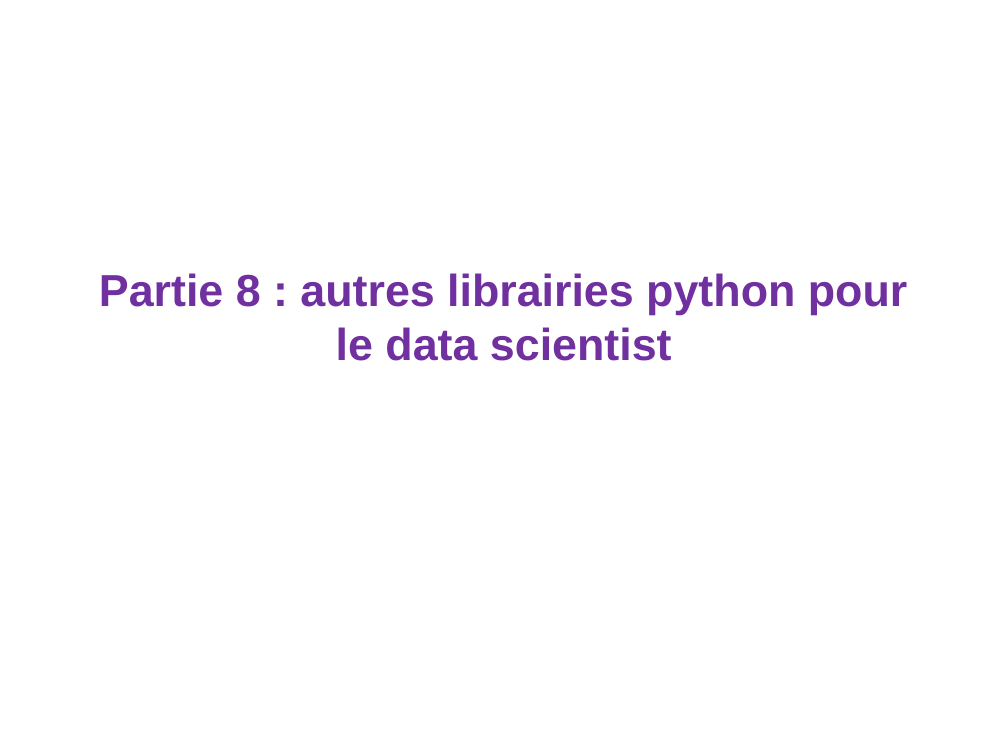
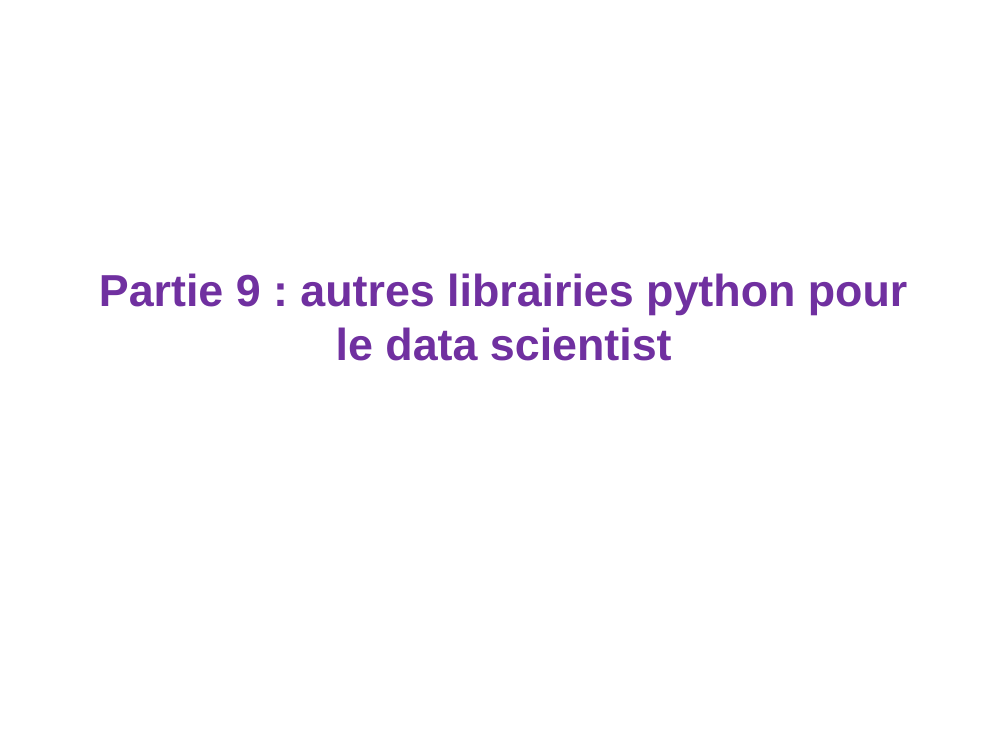
Before and after one commit to loicmidy/formation-python, a slide deck: slide 52 of formation python.pptx (slide 50 before the commit). Drawn at 1008x756 pixels with LibreOffice and Linux fonts; fonts in the diff are those of the drawing. Boxes give left, top, right and bottom in pixels: in the first picture for what was removed or moved away, otherwise in the second. Text is boxed around its words. In the diff, an @@ line names an element or a change of style, - is before the commit and + after.

```diff
--- a/formation python.pptx
+++ b/formation python.pptx
@@ title at [99,273,907,361]: text changed @@
-Partie 8 : autres librairies python pour le data scientist
+Partie 9 : autres librairies python pour le data scientist
```
Also in this commit, not shown: 2 other slides changed, 2 slides added, 2 other files.
